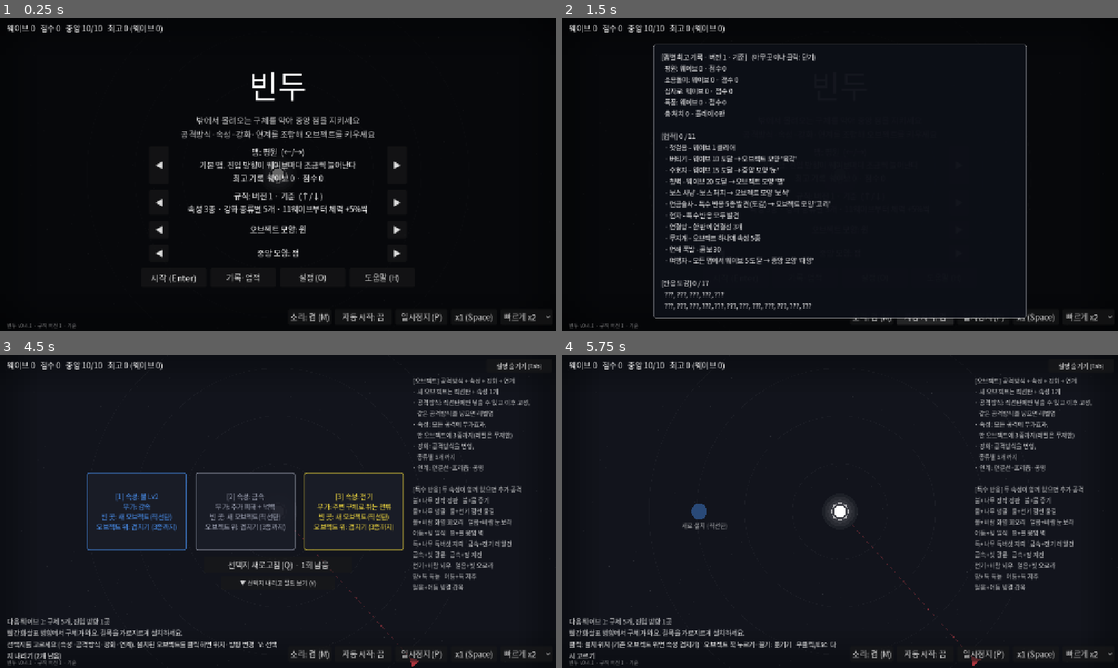
Above: before the commit, frames 1-4 (two rows, left to right).
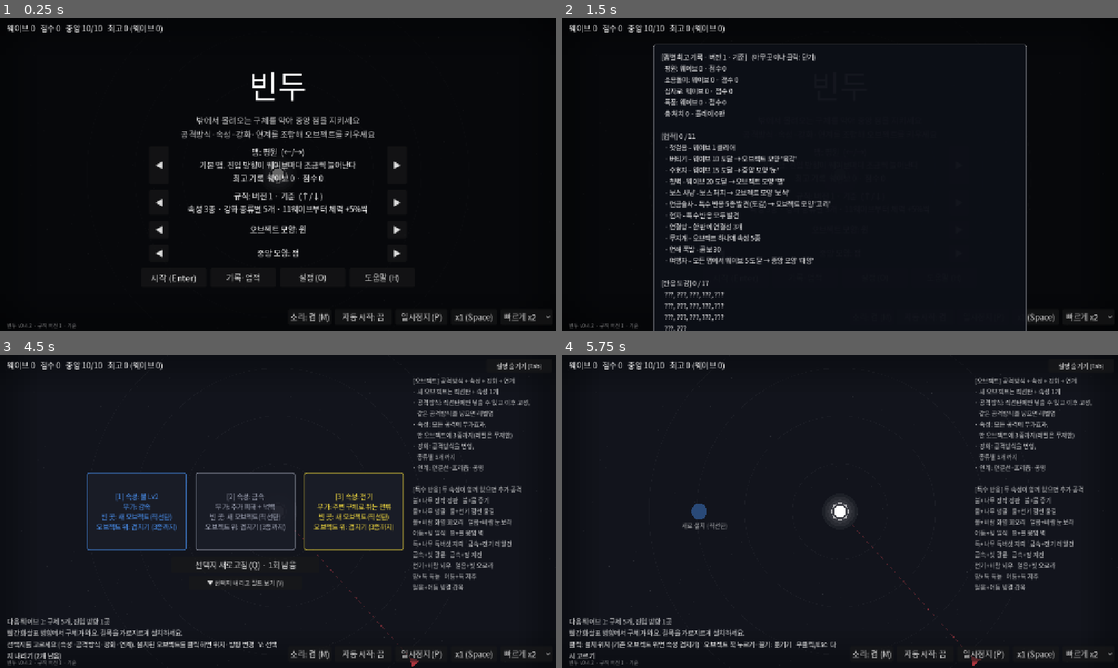
Above: after the commit, the same moments.

Repository: lenope1214/Bindu
Game: Godot game, scene res://main.tscn
The game is run twice, just before and just after one commit, with the same random seed, the same clock (stepped at 60 frames per second) and the same inputs.
Inputs:
- Up to frame 1 (0.25 s): no input
- Up to frame 2 (1.5 s): click "기록·업적" at 0.5 s; click "자동 시작: 끔" at 1.25 s
- Up to frame 3 (4.5 s): click "자동 시작: 켬" at 2 s; click "자동 시작: 끔" at 2.75 s; click "자동 시작: 켬" at 3.5 s; click "시작 (Enter)" at 4.25 s
- Up to frame 4 (5.75 s): click "[1] 속성: 물 Lv2 부가: 감속 빈 곳: 새 오…" at 5 s

The runs differ from the first frame. In frame 1, less than 0.1% of the frame differs, in the area x 5-6%, y 97-99%; in frame 2, 0.6%, in the area x 5-84%, y 91-100%; in frame 3, 0.6%; in frame 4, less than 0.1%.

Commit message:
v0.4.2: 카드·버튼 가운데 맞춤, 기록 창 넘침, 구체 상태 표시
- 선택지 카드 줄과 새로고침·내리기 버튼 가운데를 맞춤, 오른쪽 설명을 숨기면 카드도 화면 가운데로
- 기록·업적 창의 반응 도감(17개)을 다섯 개씩 줄바꿈
- 구체 정보창에 감옥·독늪·저주·저항 속성·굳셈 표시
- 반응 세기 재측정 기록(CHANGELOG)

Co-Authored-By: Claude Opus 5.5 <noreply@anthropic.com>
Claude-Session: https://claude.ai/code/session_012rhiBk8DNq9aJW6scrLhD6

Diff:
--- a/project.godot
+++ b/project.godot
@@ -15,7 +15,7 @@
 [application]
 
 config/name="Bindu"
-config/version="0.4.1"
+config/version="0.4.2"
 run/main_scene="res://main.tscn"
 config/features=PackedStringArray("4.7")
 config/icon="res://icon.svg"
--- a/scripts/main.gd
+++ b/scripts/main.gd
@@ -244,6 +244,7 @@
 	choice_box.position = Vector2(-440, -90)
 	choice_box.size = Vector2(730, 180)
 	choice_box.add_theme_constant_override("separation", 20)
+	choice_box.alignment = BoxContainer.ALIGNMENT_CENTER  # 카드가 2장일 때도 가운데
 	root.add_child(choice_box)
 
 	legend = Label.new()
@@ -1334,6 +1335,7 @@
 	records_panel.position = Vector2(-430, -300)
 	records_panel.size = Vector2(860, 600)
 	records_panel.add_theme_font_size_override("font_size", 15)
+	records_panel.autowrap_mode = TextServer.AUTOWRAP_WORD_SMART
 	var rsb := StyleBoxFlat.new()
 	rsb.bg_color = Color(0.05, 0.06, 0.09, 0.97)
 	rsb.set_border_width_all(1)
@@ -1543,8 +1545,9 @@
 			row.append("%s(%s+%s)" % [r["name"], Elem.NAMES[r["a"]], Elem.NAMES[r["b"]]])
 		else:
 			row.append("???")
-	lines.append("  " + ", ".join(row.slice(0, 5)))
-	lines.append("  " + ", ".join(row.slice(5)))
+	# 반응이 17개라 다섯 개씩 끊어 화면 밖으로 넘치지 않게
+	for i in range(0, row.size(), 5):
+		lines.append("  " + ", ".join(row.slice(i, i + 5)))
 	records_panel.text = "\n".join(lines)
 
 
@@ -1922,8 +1925,15 @@
 	# 펼쳐 있으면 새로고침 버튼 아래, 내려 두면 화면 위쪽 가운데
 	hide_btn.set_anchors_preset(Control.PRESET_CENTER_TOP if cards_hidden else Control.PRESET_CENTER)
 	var hy := 96.0 if cards_hidden else 148.0
-	hide_btn.offset_left = -130.0
-	hide_btn.offset_right = 130.0
+	# 카드 줄은 오른쪽 설명을 피해 왼쪽으로 비켜 있다. 설명을 숨기면 가운데로, 버튼도 카드 가운데에 맞춘다
+	var cx := 0.0 if legend_hidden else -75.0
+	choice_box.offset_left = cx - 365.0
+	choice_box.offset_right = cx + 365.0
+	reroll_btn.offset_left = cx - 170.0
+	reroll_btn.offset_right = cx + 170.0
+	var hx := 0.0 if cards_hidden else cx
+	hide_btn.offset_left = hx - 130.0
+	hide_btn.offset_right = hx + 130.0
 	hide_btn.offset_top = hy
 	hide_btn.offset_bottom = hy + 32.0
 	restart_armed = maxf(restart_armed - delta, 0.0)
@@ -2256,6 +2266,11 @@
 		if o.vuln_t > 0.0: parts.append("약화")
 		if o.slow_timer > 0.0: parts.append("감속")
 		if o.frozen_t > 0.0: parts.append("빙결")
+		if o.prison_t > 0.0: parts.append("감옥(받는 피해 +50%)")
+		if o.swamp_t > 0.0: parts.append("독늪(중독 2배)")
+		if o.curse_lv > 0: parts.append("저주")
+		if o.resist_e >= 0: parts.append("%s 저항" % Elem.NAMES[o.resist_e])
+		if o.sturdy: parts.append("굳셈")
 		var txt := " · ".join(parts)
 		var w := ui_font.get_string_size(txt, HORIZONTAL_ALIGNMENT_LEFT, -1, 14).x
 		var p: Vector2 = o.position + Vector2(-w / 2 - 8, -o.radius() - 40)
Not shown, changed: CHANGELOG.md
